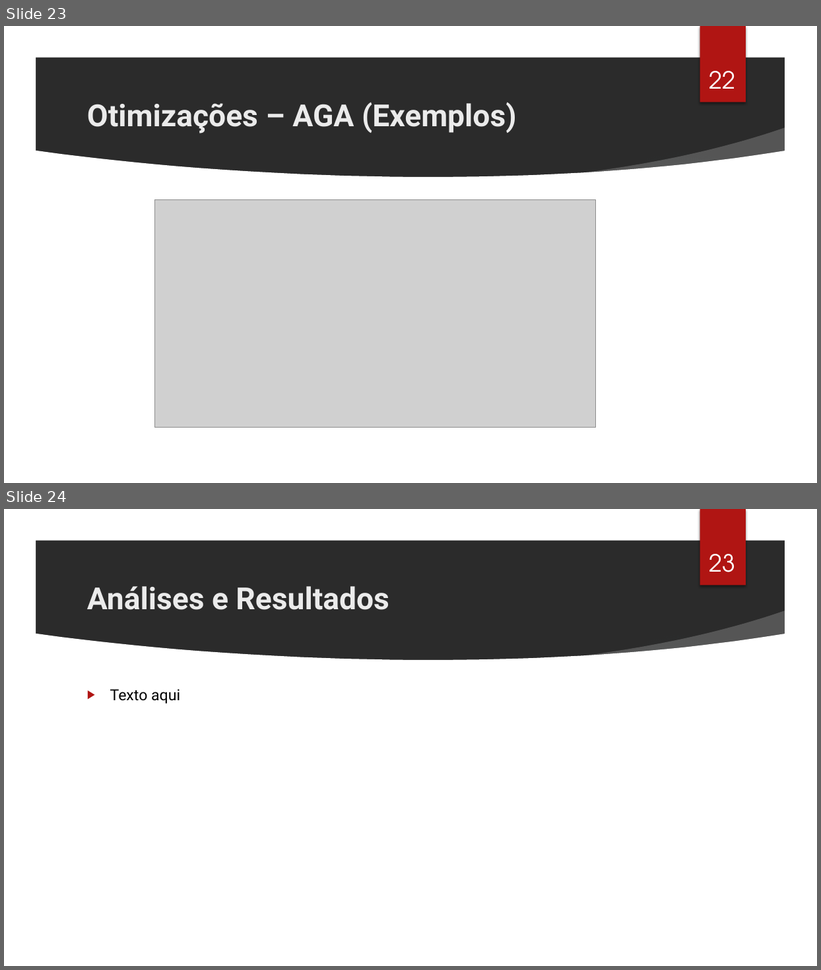
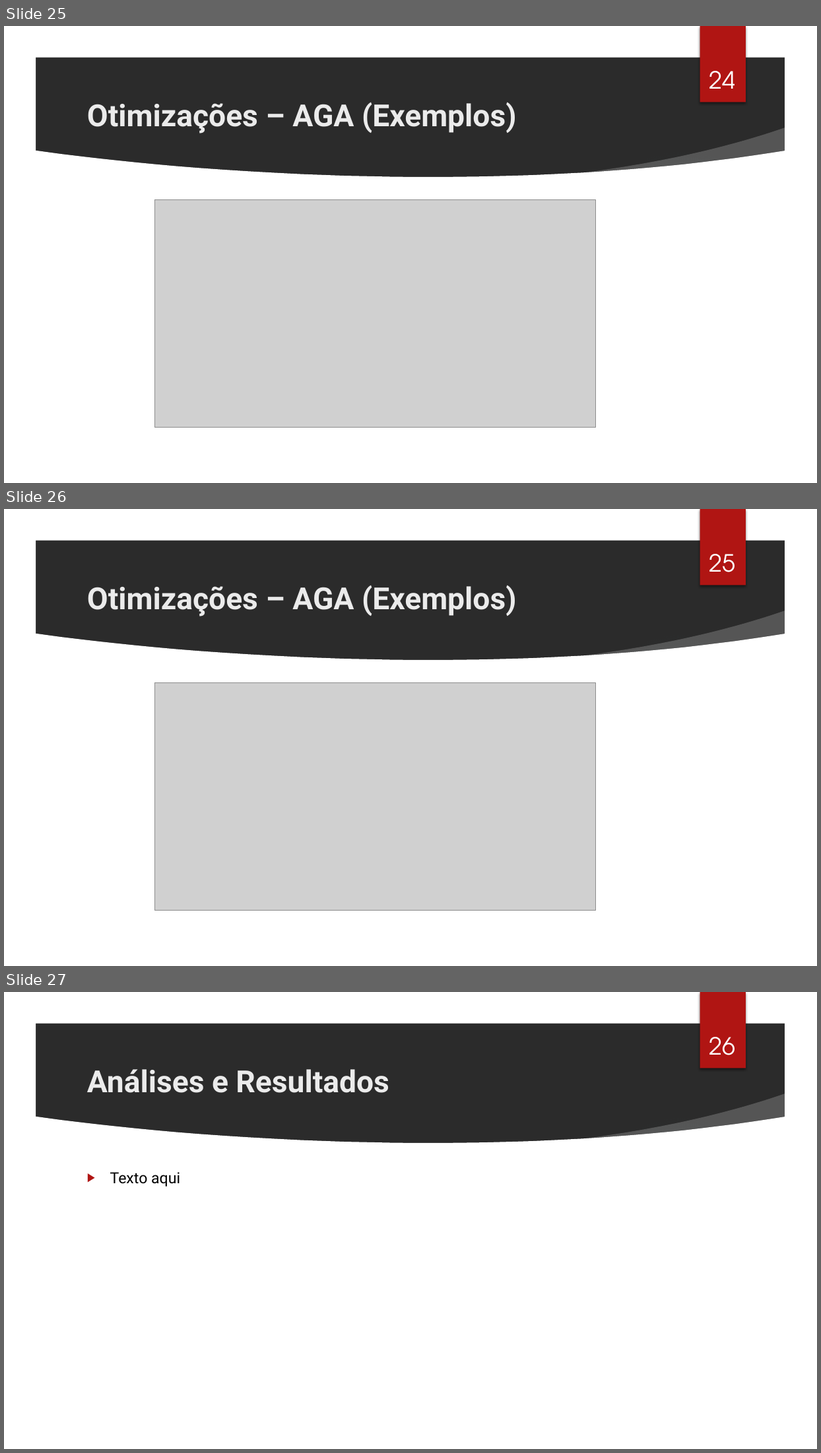
Before and after one commit to cassioss/genetics, a slide deck: presentations/TG2_Apresentacao_Cassio.pptx. Shown one above the other, each under a label of ours: slides 23 and 24 before the commit, slides 25, 26 and 27 after it. The pictures are 821x970 and 821x1453 pixels, drawn with LibreOffice and Linux fonts; fonts in the diff are those of the drawing; grey boxes stand for pictures; background and template pictures are left out; a plain dark background stands for a picture behind light text. Boxes give left, top, right and bottom in pixels: in the first picture for what was removed or moved away, otherwise in the second. Text is boxed around its words. In the diff, an @@ line names an element or a change of style, - is before the commit and + after.

Commit message:
Added last image for AGA presentation

```diff
--- a/presentations/TG2_Apresentacao_Cassio.pptx
+++ b/presentations/TG2_Apresentacao_Cassio.pptx
@@ slide 26 added at (4,509,817,966), background picture (left out); not listed: 7 template elements that a slide beside it also shows @@
@@ page number added at (710,554,736,572), 28 pt, text #FFFFFF @@
+25
@@ title added at (87,585,516,617), 36 pt, text #EBEBEB, bold @@
+Otimizações – AGA (Exemplos)
@@ picture added at (154,683,596,911) @@
@@ what was slide 23 is now slide 25 @@
@@ page number at (710,71,736,89): text changed @@
-22
+24
@@ what was slide 24 is now slide 27 @@
@@ page number at (710,1037,736,1055): text changed @@
-23
+26
```
Also in this commit, not shown: 2 other slides added, 4 other files.
